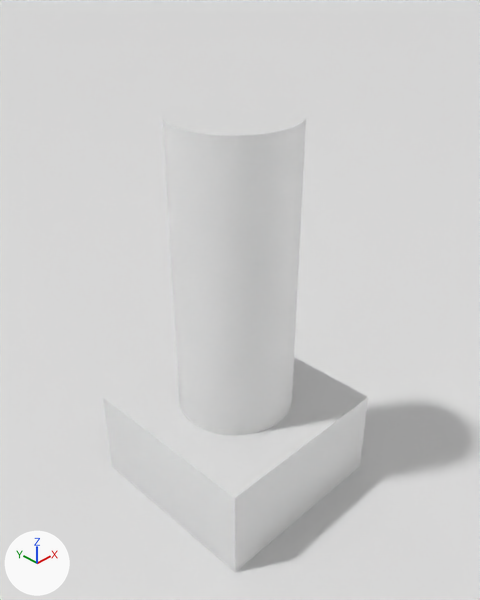
Renders of the Blender file Models/Parts (BLEND)/1x1x1 Pole.blend from each side of a commit.
Before and after are seen from a 50 mm lens placed at (-0.0147, -0.015, 0.0274), pointed at (0.005, 0.0047, 0.0111). The lights are fixed; the arrows at lower left show +X, +Y and +Z. Materials are left out; every surface is plain grey.

Objects in the first picture: 'Plane.013', 'The Plate Builder TM'.
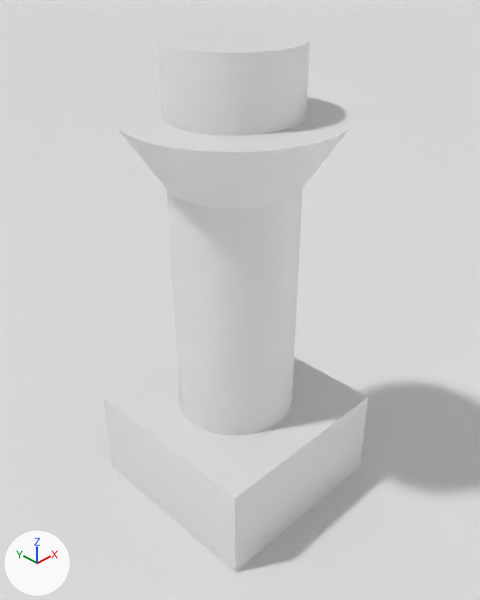
Commit message: pole adjustments

Where the change shows, as pixel boxes (x1, y1, x2, y2) in the pictures (480 x 600 px):
'The Plate Builder TM', reshaped (15% taller): before (103, 97, 368, 572); after (103, 27, 368, 572)
part 1 of me_plane, added: after (113, 94, 355, 436)
part 2 of me_plane, added: after (158, 27, 310, 136)

The edits, one by one:
me_plane is used by ob_the_plate_builder_tm; location (0.0, 0.0, 0.0).
me_plane had 1544 vertices, 1290 faces and spanned x 0.0..0.01, y 0.0..0.01, z 0.0..0.02.
me_plane now has 1928 vertices, 1674 faces and spans x 0.0..0.01, y 0.0..0.01, z 0.0..0.023.
me_plane part 1: 256 vertices added at x 0.0..0.01, y 0.0..0.01, z 0.017..0.02.
me_plane part 2: 128 vertices added at x 0.002..0.008, y 0.002..0.008, z 0.023.
